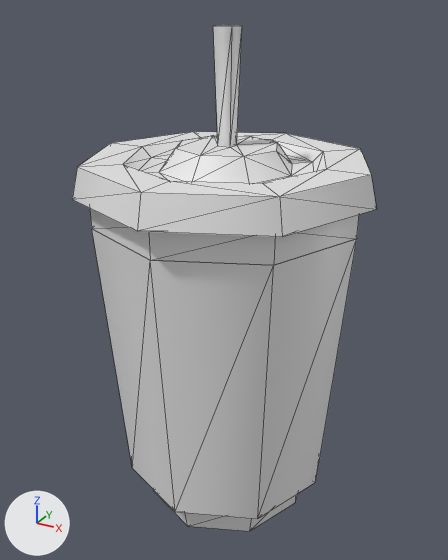
Two versions of the FBX model Assets/Resources/Models/Props/soda.fbx, one commit apart.
One viewpoint serves both versions: a 50 mm lens placed at (0.561, -1.034, 1.03), pointed at (-0.008, 0.002, 0.512). Arrows for +X, +Y and +Z are at lower left; the lights stay in place. The picture after the commit comes second. Mesh edges are drawn as thin lines. Where no turn or scale is listed for an object, it has been applied to the vertices. Vertices at exactly the same position are counted once.

In view in the first picture: 'soda'.
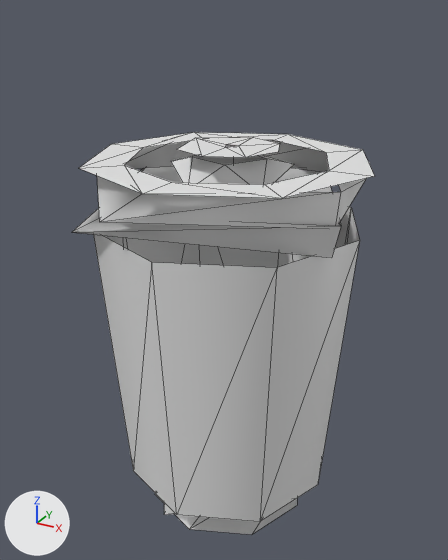
Boxes [x1, y1, x2, y2] around the edits, measured in the pictures (448 x 560 px):
'soda', reshaped: before [72, 25, 376, 531]; after [72, 132, 374, 535]
part 1 of me_soda, rebuilt: before [92, 229, 357, 531]; after [93, 207, 360, 522]
part 2 of me_soda, added: after [79, 132, 374, 229]
part 3 of me_soda, cut back: before [72, 25, 376, 265]; after [72, 137, 341, 257]
part 4 of me_soda, added: after [155, 493, 297, 535]

Edits to the bpy script that builds the scene:
```text
Change me_soda:
    used by ob_soda; location = (0.0, 0.0, 0.0)
    remove me_soda.from_pydata(...)  # 104 vertices, 188 faces; spans x -0.294..0.294, y -0.294..0.294, z 0.0..1.0
    add me_soda.from_pydata(...)  # 114 vertices, 80 faces; spans x -0.286..0.286, y -0.285..0.285, z 0.0..1.0
    me_soda part 1: the loose piece of 32 vertices spanning x -0.264..0.264, y -0.264..0.264, z 0.0..0.651 is rebuilt with 16 vertices and now spans x -0.257..0.271, y -0.27..0.258, z 0.079..0.651
    me_soda part 2: a new loose piece of 24 vertices spanning x -0.286..0.286, y -0.285..0.273, z 0.701..0.769
    me_soda part 3
    72 vertices are removed from x -0.294..0.294, y -0.294..0.294, z 0.651..1.0
    134 faces are deleted
    52 vertices are added at x -0.272..0.286, y -0.285..0.285, z 0.651..1.0
    26 new faces join them
    me_soda part 4
    22 vertices are added at x -0.199..0.214, y -0.213..0.2, z 0.0..0.086
    12 new faces join them
```
